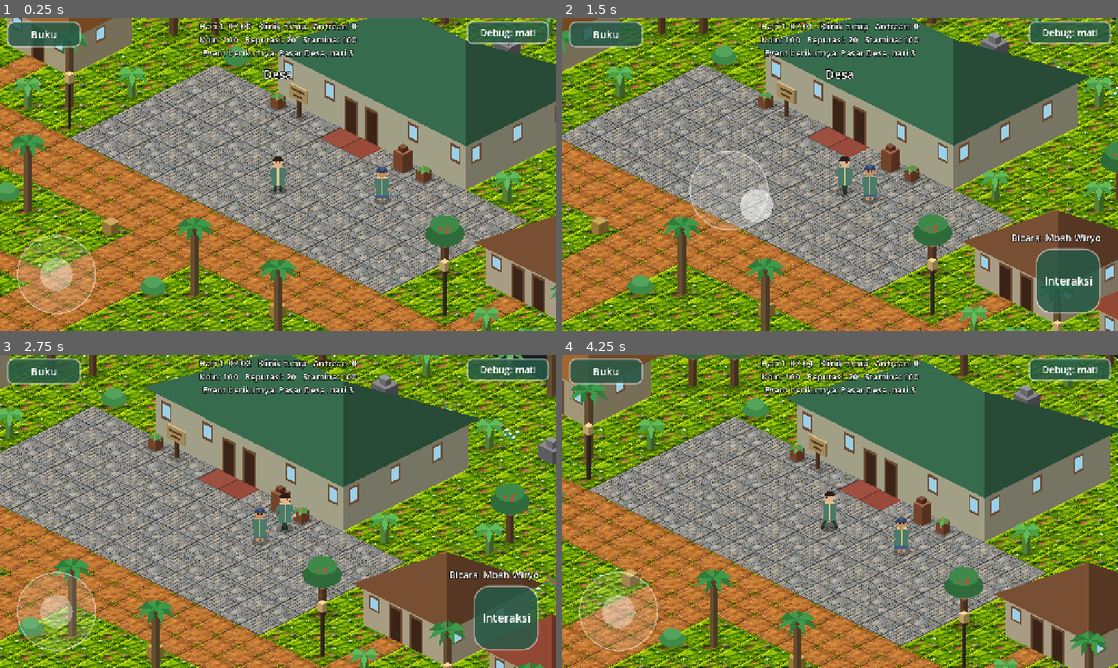
Above: before the commit, frames 1-4 (two rows, left to right).
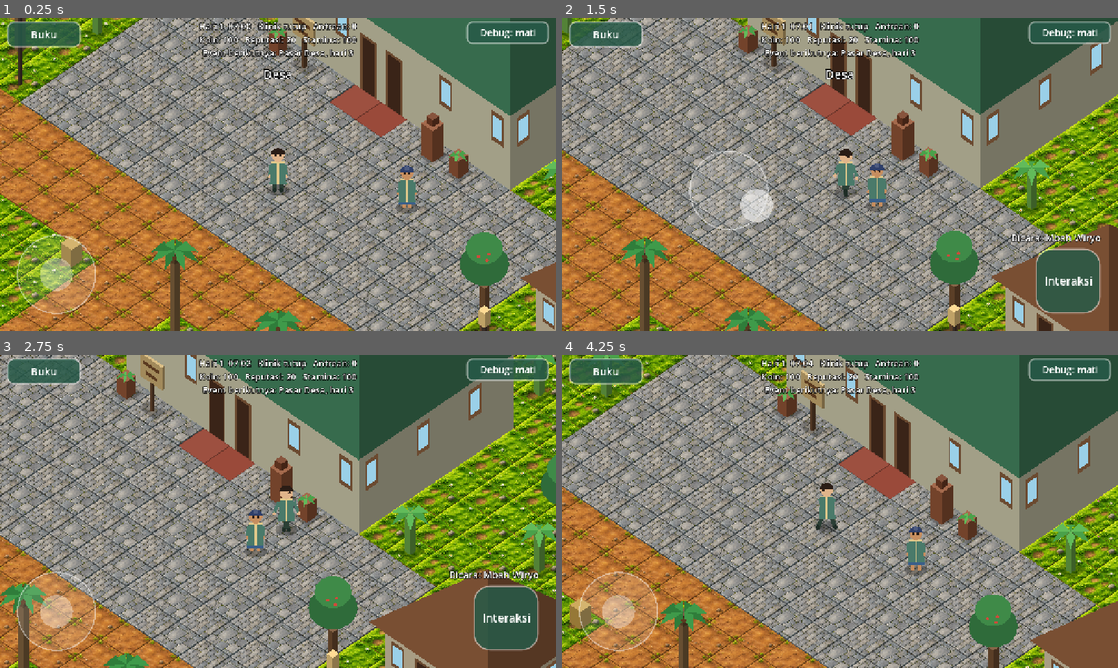
Above: after the commit, the same moments.

Repository: hadydaw/tabib-tradisional
Game: Godot game, scene res://scenes/world/game_world.tscn
The game is run twice, just before and just after one commit, with the same random seed, the same clock (stepped at 60 frames per second) and the same inputs.
Inputs (mouse positions are in pixels of both pictures, inside the frame that each line leads up to):
- Up to frame 1 (0.25 s): no input
- Up to frame 2 (1.5 s): tap Enter (ui_accept) at 0.5, 0.77 s; move the mouse to (962, 158) at 0.52 s; hold Right (ui_right) 0.53-1.25 s; click (962, 158) at 0.67 s; drag from (728, 190) to (812, 237) at 1.27 s
- Up to frame 3 (2.75 s): move the mouse to (333, 442) at 2.02 s; hold Right (ui_right) from 2.03 s (still down)
- Up to frame 4 (4.25 s): release Right (ui_right) at 2.75 s; drag from (812, 574) to (673, 464) at 2.77 s; move the mouse to (1006, 558) at 3.52 s; hold Left (ui_left) from 3.53 s (still down); tap Enter (ui_accept) at 3.77 s

The runs differ from the first frame. In frame 1, 76% of the frame differs, in the area x 0-100%, y 0-100%; in frame 2, 73%; in frame 3, 73%; in frame 4, 75%.

Commit message:
Ukuran tile mengikuti Ladang Reinkarnasi: dasar 44x30 x skala layar k (clamp 1..1.8)
Co-Authored-By: Claude Haiku 5.5 <noreply@anthropic.com>
Claude-Session: https://claude.ai/code/session_011EntzYKGwFU1FX7pvc1uqi

Diff:
--- a/game/features/npc/npc_simulation.gd
+++ b/game/features/npc/npc_simulation.gd
@@ -588,7 +588,7 @@
 
 
 static func facing_for(grid_delta: Vector2) -> int:
-	return IsoMath.direction_index(IsoMath.grid_to_screen(grid_delta, Vector2(64, 32)))
+	return IsoMath.direction_index(IsoMath.grid_to_screen(grid_delta, Vector2(44, 30)))
 
 
 func _facing_for(d: Vector2i) -> int:
--- a/game/scenes/world/game_world.gd
+++ b/game/scenes/world/game_world.gd
@@ -9,7 +9,9 @@
 signal interaction_requested(interactable: Interactable)
 signal location_changed(location_id: String)
 
-const TILE: Vector2 = Vector2(64, 32)  # standar kerja sementara (T-14), bukan P-01
+## Ukuran diamond mengikuti Ladang Reinkarnasi: dasar 44x30 dikali skala layar k (lihat tile_for_width).
+var TILE: Vector2 = Vector2(44, 30)
+const TILE_BASE: Vector2 = Vector2(44, 30)
 const CAMERA_ZOOM: float = 1.5
 const WALK_SPEED: float = 3.5
 const PLAYER_RADIUS: float = 0.25
@@ -80,7 +82,14 @@
 const TIME_SCALES: Array[float] = [1.0, 8.0, 30.0]
 
 
+## Skala layar seperti Ladang: k = clamp(lebar / 420 x 1.25, 1, 1.8); ukuran tile = dasar x k.
+static func tile_for_width(width: float) -> Vector2:
+	var k: float = clampf(width / 420.0 * 1.25, 1.0, 1.8)
+	return TILE_BASE * k
+
+
 func _ready() -> void:
+	TILE = tile_for_width(get_viewport().get_visible_rect().size.x)
 	RenderingServer.set_default_clear_color(Color("#161f23"))
 	_appearance = CharacterAppearance.new()
 	_clock = GameClock.new()
--- a/game/tests/smoke/run_smoke_npc.gd
+++ b/game/tests/smoke/run_smoke_npc.gd
@@ -78,7 +78,7 @@
 		var n: NpcNode = _world.get_npc_node(a.id)
 		if n == null or n.get_parent() != actors:
 			in_actors = false
-		elif not n.position.is_equal_approx(IsoMath.grid_to_screen(a.pos, Vector2(64, 32))):
+		elif not n.position.is_equal_approx(IsoMath.grid_to_screen(a.pos, _world.TILE)):
 			placed = false
 	_check(in_actors and actors.y_sort_enabled, "NPC berada di kelompok Y-sort yang sama dengan pemain")
 	_check(placed, "posisi node NPC = posisi grid -> layar (titik kaki)")
@@ -209,7 +209,7 @@
 	_world.step_world(0.05)
 	var hit: bool = false
 	for _i in range(90):
-		player.move_input = IsoMath.direction_vector(IsoMath.direction_index(IsoMath.grid_to_screen(Vector2(1, 0), Vector2(64, 32))))
+		player.move_input = IsoMath.direction_vector(IsoMath.direction_index(IsoMath.grid_to_screen(Vector2(1, 0), Vector2(44, 30))))
 		player.advance(1.0 / 60.0)
 		if absf(player.grid_pos.x - target.x) < 0.7 and absf(player.grid_pos.y - target.y) < 0.7:
 			hit = true
